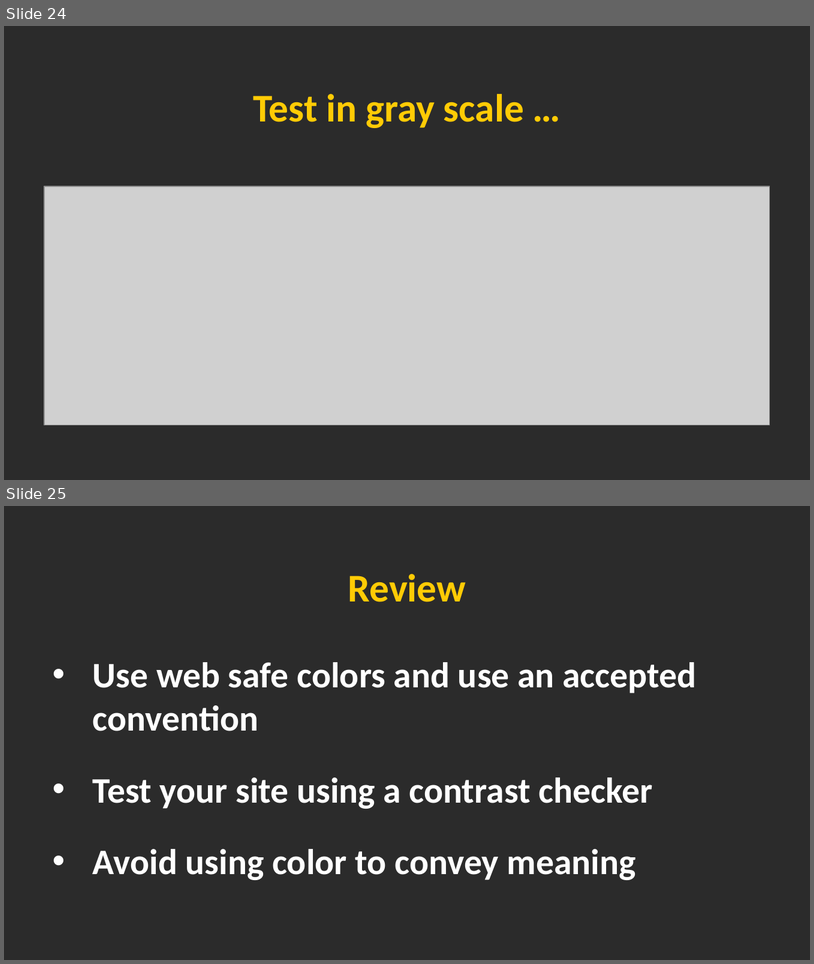
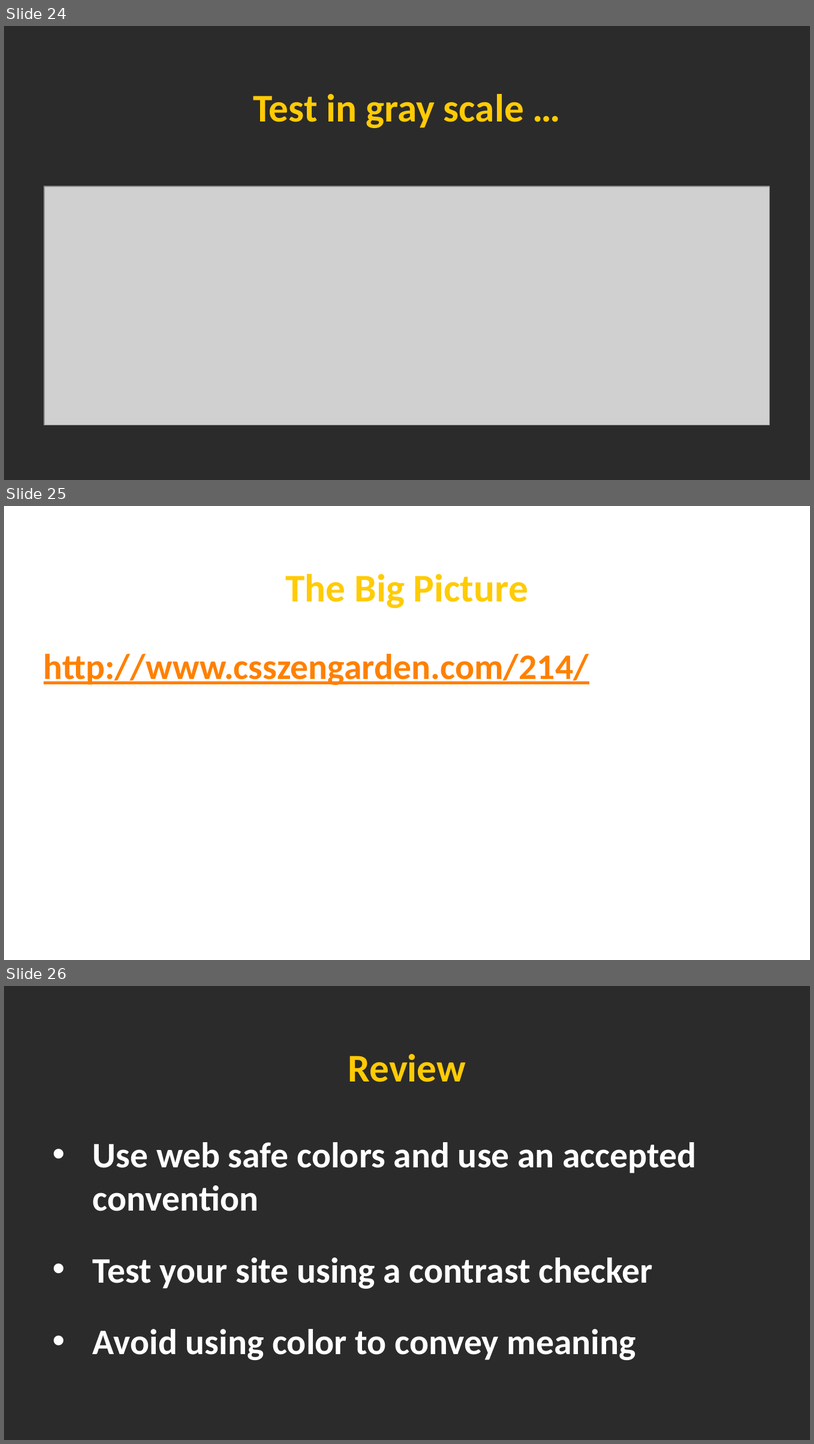
Before and after one commit to cvanlent/2018-Technical-Workshop, a slide deck: Slides/CSS3-Overview.pptx. Shown one above the other, each under a label of ours: slides 24 and 25 before the commit, slides 24, 25 and 26 after it. The pictures are 814x964 and 814x1444 pixels, drawn with LibreOffice and Linux fonts; fonts in the diff are those of the drawing; grey boxes stand for pictures; background and template pictures are left out; a plain dark background stands for a picture behind light text. Boxes give left, top, right and bottom in pixels: in the first picture for what was removed or moved away, otherwise in the second. Text is boxed around its words. In the diff, an @@ line names an element or a change of style, - is before the commit and + after.

```diff
--- a/Slides/CSS3-Overview.pptx
+++ b/Slides/CSS3-Overview.pptx
@@ slide 25 added at (4,506,810,960), background picture (left out) @@
@@ title added at (285,574,528,608), 35 pt, text #FFCB05, bold @@
+The Big Picture
@@ text added at (44,654,589,685), 32 pt, text #FF8000, bold, underline @@
+http://www.csszengarden.com/214/
@@ what was slide 25 is now slide 26 @@
```
Also in this commit, not shown: 8 other files.
